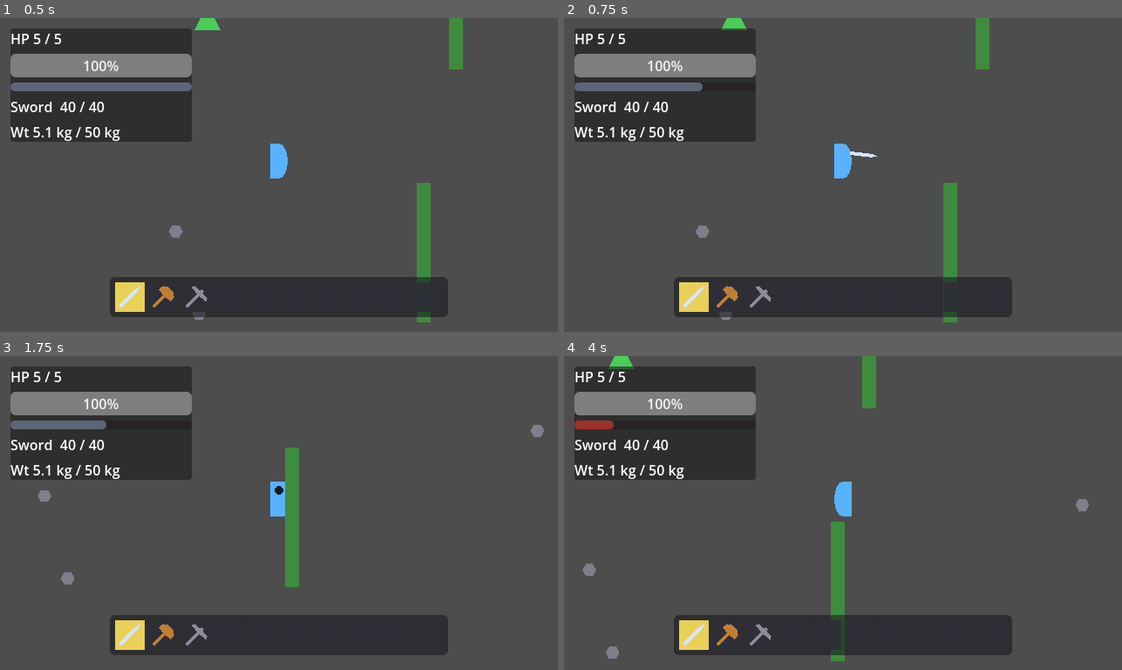
Above: before the commit, frames 1-4 (two rows, left to right).
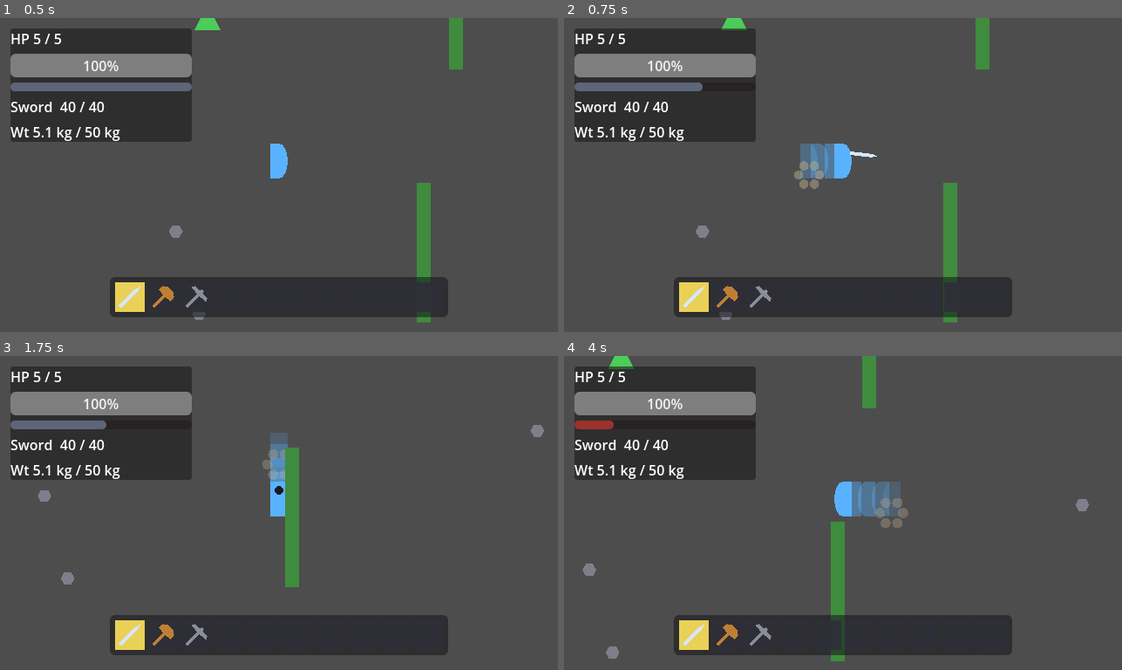
Above: after the commit, the same moments.

Repository: edgarsdzgz/kenslash
Game: Godot game, scene res://world/streaming_world.tscn
The game is run twice, just before and just after one commit, with the same random seed, the same clock (stepped at 60 frames per second) and the same inputs.
Inputs (mouse positions are in pixels of both pictures, inside the frame that each line leads up to):
- Up to frame 1 (0.5 s): no input
- Up to frame 2 (0.75 s): tap Enter at 0.5 s; move the mouse to (965, 159) at 0.52 s; hold D (move_right) from 0.53 s (still down); tap Space (dodge) at 0.6 s; click (965, 159) at 0.67 s
- Up to frame 3 (1.75 s): move the mouse to (167, 528) at 1.27 s; release D (move_right) at 1.28 s; hold S (move_down) from 1.28 s (still down); click (167, 528) at 1.35 s; tap Space (dodge) at 1.55 s
- Up to frame 4 (4 s): move the mouse to (898, 443) at 2.02 s; release S (move_down) at 2.03 s; hold D (move_right) 2.03-2.78 s; tap Space (dodge) at 2.1, 3.05, 3.8 s; move the mouse to (815, 575) at 2.77 s; hold W (move_up) 2.78-3.53 s; tap Shift (sprint) at 2.85 s; click (815, 575) at 2.92 s; move the mouse to (1010, 560) at 3.52 s; hold A (move_left) from 3.53 s (still down); tap F (the_action_button) at 3.6 s

Frame 1 is identical in both runs. In frame 2, 0.8% of the frame differs, in the area x 41-49%, y 40-55%; in frame 3, 0.5%; in frame 4, 1.1%, in the area x 51-62%, y 40-55%.

Commit message:
feat: dash animation -- ghost-trail afterimages + kick-off dust burst
Visual only (dodge mechanics untouched). New dash_trail.gd drops translucent world-sibling copies of the avatar Body (live polygon/color at alpha 0.45, facing flip, z_index -1) at the dash start + every 0.05s during the 0.18s dash (~4 ghosts), each self-fading to 0 over 0.25s then freeing. New dust_burst.gd (mirrors death_burst) puffs 6 dusty grey/tan bits outward + expanding + fading at the launch point. locomotion _start_dash/_tick_dash fire them (Body ref passed via setup); leak-free world siblings, deterministic (fixed fan, no RNG/wall-clock). All 11 dodge-mechanics assertions unchanged; effect proven leak-free by watchdog; streaming baseline untouched. 291 to 296 assertions. player.gd 451, locomotion 178 (under cap).

Diff:
--- /dev/null
+++ b/components/dash_trail.gd
@@ -0,0 +1,54 @@
+class_name DashTrail
+extends RefCounted
+## Afterimage "ghost" spawner for the dodge dash (design-controls.md "make the dodge READ as a
+## dash"). During a dash, Locomotion calls spawn_ghost() at intervals; each call drops ONE
+## lightweight, semi-transparent copy of the player's avatar Body at the player's CURRENT position,
+## as a WORLD SIBLING, that then fades to nothing and frees itself -- a receding trail of the player
+## along the dash path.
+##
+## Visual only. A ghost is a plain Polygon2D (no physics body, no group the gameplay reads, no data),
+## so it perturbs no combat/streaming state; it self-frees on the fade, so it is leak-free like
+## world/drop.gd and components/death_burst.gd. Spawned under the player's PARENT (not the player) so
+## it stays put and fades WHERE it was dropped while the player dashes on -- and the player's own
+## movement / free never disturbs a dropped ghost.
+##
+## Deterministic: the fade is a fixed-duration tween, no RNG / no wall-clock, so a headless run
+## repeats byte-for-byte. RefCounted (no state) with a static spawn helper -- Locomotion keeps only a
+## one-line trigger, and no node is added to any subsystem.
+
+## Fade time for one ghost, in seconds. Short (~0.25s) so the trail is a quick smear, not a lingering
+## clone -- and the test's leak-watchdog margin comfortably covers it.
+const GHOST_FADE: float = 0.25
+## Starting alpha of a ghost (before the fade to 0). Below 1 so each copy reads as a translucent
+## afterimage, never mistaken for a second solid player.
+const GHOST_ALPHA: float = 0.45
+
+
+## Drop ONE afterimage of `body` at the player's current position, as a world sibling, and start its
+## self-freeing fade. `player` is the CharacterBody2D (source of the world parent + position); `body`
+## is the avatar Body Polygon2D whose CURRENT polygon / color / scale.x (the 4-directional look +
+## facing flip) the ghost copies at this instant. No-ops safely if the player is not in the tree.
+static func spawn_ghost(player: Node2D, body: Polygon2D) -> void:
+	if player == null or body == null:
+		return
+	var world: Node = player.get_parent()
+	if world == null:
+		return
+	var ghost: Polygon2D = Polygon2D.new()
+	ghost.polygon = body.polygon
+	var tint: Color = body.color
+	tint.a = GHOST_ALPHA
+	ghost.color = tint
+	ghost.scale.x = body.scale.x
+	# Sit just behind the player so the live avatar always reads on top of its own trail.
+	ghost.z_index = -1
+	ghost.add_to_group("dash_ghost")
+	world.add_child(ghost)
+	ghost.global_position = player.global_position
+	# The ghost owns its own fade tween (it is a Node in the tree now): fade the copy out, then free
+	# it -- a leak-free transient, no owner to reach back into.
+	var tween: Tween = ghost.create_tween()
+	tween.tween_property(ghost, "modulate:a", 0.0, GHOST_FADE).set_trans(Tween.TRANS_SINE).set_ease(Tween.EASE_IN)
+	tween.tween_callback(ghost.queue_free)
+
+# Verified against: Godot 4.7.1 (2026-07-19)
--- /dev/null
+++ b/components/dust_burst.gd
@@ -0,0 +1,72 @@
+class_name DustBurst
+extends Node2D
+## Kick-off dust puff for the dodge dash (design-controls.md "make the dodge READ as a dash"). A
+## one-shot burst that mirrors components/death_burst.gd's self-freeing transient pattern: place it
+## at the launch point, call play(), and it spawns a handful of tiny dusty puffs that EXPAND +
+## FADE outward, then frees itself. Purely visual -- it carries no data, no physics body, and no
+## group the gameplay reads, so it perturbs no combat/streaming state.
+##
+## Deterministic like the tree wood-burst ring (world/tree.gd _spawn_yield): the puffs fan out on a
+## FIXED per-index angle pattern (TAU * i / COUNT), never RNG / wall-clock, so a headless run repeats
+## byte-for-byte. Spawned as a WORLD SIBLING of the player (get_parent()) so it stays put and fades
+## where it was dropped while the player dashes on.
+
+## Number of puffs -- a small handful (6), fanned to evenly-spaced bearings.
+const COUNT: int = 6
+## How far each puff drifts from the launch point, in pixels. Small (~0.35 tile) so the burst reads
+## as a kick-off scuff at the feet, not a full explosion.
+const TRAVEL: float = 14.0
+## Seconds for the whole puff (drift + expand + fade). Short so it clears well before the dash
+## cooldown, and the leak-watchdog margin in the test comfortably covers it.
+const DURATION: float = 0.28
+## Base radius of each little puff polygon, in pixels (before the expand scale-up).
+const PUFF_RADIUS: float = 3.0
+## How much each puff grows over its life (2.2x) so it reads as dust billowing outward as it thins.
+const EXPAND: float = 2.2
+## Dusty grey/tan tint -- a scuffed-earth kick-off, distinct from the player's blue and the death
+## burst's blue. Alpha starts below 1 so it looks like light dust, not a solid pop.
+const DUST_COLOR: Color = Color(0.72, 0.66, 0.55, 0.7)
+
+
+## Spawn a DustBurst as a WORLD SIBLING at `pos` and play it. The one-line trigger Locomotion calls
+## at dash start -- mirrors how player.gd spawns a DeathBurst on death (new -> add_child on the world
+## -> position -> play), so the burst lives and frees in the world, never under the moving player.
+static func burst_at(world: Node, pos: Vector2) -> void:
+	if world == null:
+		return
+	var fx: DustBurst = DustBurst.new()
+	world.add_child(fx)
+	fx.global_position = pos
+	fx.play()
+
+
+## Spawn the puffs and animate them outward (drift + expand + fade) in parallel, then free self.
+## Joins the "dash_dust" group so a test can find + count the transient without it being anything the
+## gameplay reads. Awaitable via the tween, matching death_burst.gd's play() shape.
+func play() -> void:
+	add_to_group("dash_dust")
+	var shape: PackedVector2Array = _make_circle(PUFF_RADIUS)
+	var tween: Tween = create_tween().set_parallel(true)
+	for i in COUNT:
+		var dir: Vector2 = Vector2.RIGHT.rotated(TAU * float(i) / float(COUNT))
+		var puff: Polygon2D = Polygon2D.new()
+		puff.polygon = shape
+		puff.color = DUST_COLOR
+		add_child(puff)
+		tween.tween_property(puff, "position", dir * TRAVEL, DURATION).set_trans(Tween.TRANS_CUBIC).set_ease(Tween.EASE_OUT)
+		tween.tween_property(puff, "scale", Vector2(EXPAND, EXPAND), DURATION).set_trans(Tween.TRANS_SINE).set_ease(Tween.EASE_OUT)
+		tween.tween_property(puff, "modulate:a", 0.0, DURATION).set_trans(Tween.TRANS_SINE).set_ease(Tween.EASE_IN)
+	await tween.finished
+	queue_free()
+
+
+## Build a small filled circle as a polygon (no texture assets needed) -- same helper shape as
+## death_burst.gd so the dust reads as the same primitive family.
+func _make_circle(r: float) -> PackedVector2Array:
+	var pts: PackedVector2Array = PackedVector2Array()
+	var segments: int = 10
+	for i in segments:
+		pts.append(Vector2.RIGHT.rotated(TAU * float(i) / float(segments)) * r)
+	return pts
+
+# Verified against: Godot 4.7.1 (2026-07-19)
--- a/components/locomotion.gd
+++ b/components/locomotion.gd
@@ -25,6 +25,10 @@
 const DODGE_SPEED: float = 320.0
 ## Cooldown after a dash before another dodge may start (gates dodge-spam).
 const DODGE_COOLDOWN: float = 0.4
+## Seconds between afterimage "ghost" drops while dashing (components/dash_trail.gd). ~0.05s over the
+## 0.18s dash yields ~3-4 ghosts along the path (plus the one dropped at dash start). VISUAL ONLY --
+## the cadence never touches the dash mechanics.
+const GHOST_INTERVAL: float = 0.05
 
 ## Controlled movement velocity (walk / sprint / dash), kept separate from the player's knockback
 ## so the two never compound. Exposed via the player's _move_velocity facade (get+set).
@@ -40,6 +44,9 @@
 ## The player's collision_mask saved at dash start and restored at dash end, so the phase-through
 ## (clearing the enemy-body bit) never loses the world bit or leaks past the dash.
 var _saved_mask: int = 0
+## Time accumulated toward the next afterimage drop while dashing (components/dash_trail.gd). Reset
+## at dash start; ghosts drop each time it crosses GHOST_INTERVAL. Purely a VISUAL cadence clock.
+var _ghost_accum: float = 0.0
 
 ## The player CharacterBody2D (host): read max_speed / acceleration / friction / facing and the
 ## live inventory.encumbrance_factor() off it, and toggle its collision_mask for phase-through.
@@ -47,17 +54,22 @@
 ## The player's Hurtbox -- its dodge_invincible flag is raised for the dash (i-frames) and lowered
 ## after, without touching the normal post-hit i-frame timer.
 var _hurtbox: Hurtbox = null
+## The player's avatar Body Polygon2D -- the afterimage ghosts copy its CURRENT polygon / color /
+## scale.x each drop (components/dash_trail.gd). VISUAL source only; never written here.
+var _body: Polygon2D = null
 ## The player's Stamina pool -- sprint drains it per frame, a dodge spends dodge_cost, and
 ## can_sprint() / current gate both.
 var _stamina: Stamina = null
 
 
-## Wire the host + the player's Hurtbox + the shared Stamina pool (the player "calls down" in its
-## _ready, after it creates the Stamina). Mirrors Combat.setup().
-func setup(player: CharacterBody2D, hurtbox: Hurtbox, stamina: Stamina) -> void:
+## Wire the host + the player's Hurtbox + the shared Stamina pool + the avatar Body (the player
+## "calls down" in its _ready, after it creates the Stamina). The Body is the VISUAL source the dash
+## afterimages copy; it is read, never written. Mirrors Combat.setup().
+func setup(player: CharacterBody2D, hurtbox: Hurtbox, stamina: Stamina, body: Polygon2D) -> void:
 	_player = player
 	_hurtbox = hurtbox
 	_stamina = stamina
+	_body = body
 	_saved_mask = player.collision_mask
 
 
@@ -115,6 +127,12 @@
 	# pass through them while the world bit (1) still blocks rocks/trees.
 	_player.collision_mask &= ~4
 	_hurtbox.dodge_invincible = true
+	# VISUAL ONLY (design-controls.md dash read): a kick-off dust puff at the launch point + the first
+	# afterimage ghost, both spawned as WORLD SIBLINGS that self-free. This touches no dash mechanic
+	# (distance / i-frames / stamina / cooldown are all set above and unaffected).
+	_ghost_accum = 0.0
+	DustBurst.burst_at(_player.get_parent(), _player.global_position)
+	DashTrail.spawn_ghost(_player, _body)
 
 
 ## Ride an in-flight dash: drive the controlled velocity at DODGE_SPEED along the locked direction,
@@ -122,6 +140,12 @@
 ## expires. Always consuming (returns true) so regen stays paused across the dash.
 func _tick_dash(delta: float) -> bool:
 	_move_velocity = _dodge_dir * DODGE_SPEED
+	# VISUAL ONLY: drop an afterimage ghost every GHOST_INTERVAL along the path (world sibling, self-
+	# frees). Runs off a cadence clock, so it never perturbs the dash timer / distance below.
+	_ghost_accum += delta
+	while _ghost_accum >= GHOST_INTERVAL:
+		_ghost_accum -= GHOST_INTERVAL
+		DashTrail.spawn_ghost(_player, _body)
 	_dodge_time_left -= delta
 	if _dodge_time_left <= 0.0:
 		_end_dash()
--- a/player/player.gd
+++ b/player/player.gd
@@ -223,7 +223,9 @@
 	# tunables, encumbrance, collision_mask for enemy phase-through).
 	_stamina = Stamina.new()
 	_locomotion = Locomotion.new()
-	_locomotion.setup(self, _hurtbox, _stamina)
+	# Pass the Body too: the dodge dash drops fading afterimage copies of it (components/dash_trail.gd)
+	# plus a kick-off dust puff (components/dust_burst.gd) so the dash READS as a dash. Visual only.
+	_locomotion.setup(self, _hurtbox, _stamina, _body)
 
 
 ## Equip a tool (facade -> Equipment.equip_tool). Directly callable -- a headless test
--- a/tests/test_controls.gd
+++ b/tests/test_controls.gd
@@ -10,6 +10,9 @@
 ##   * Phase 3 -- Dodge: a dash moves ~the dash distance, costs dodge_cost, is BLOCKED under cost,
 ##     grants i-frames (0 damage mid-dash), PHASES through an enemy body, and gates re-dodge on a
 ##     cooldown.
+##   * Phase 4 -- Dash VISUAL effect (dash_trail.gd + dust_burst.gd): a dodge drops fading afterimage
+##     ghosts + a kick-off dust puff as self-freeing WORLD SIBLINGS -- it SPAWNS, is LEAK-FREE, and
+##     leaves the dash mechanics (distance + dodge_cost) unchanged.
 ## Registered in tests/smoke_slash.gd after the other self-contained modules.
 
 ## Physics frames to drive each sprint player -- long enough to reach terminal speed and open a wide
@@ -22,6 +25,7 @@
 	_stamina_unit_legs(ctx)
 	await _sprint_legs(ctx)
 	await _dodge_legs(ctx)
+	await _dash_effect_legs(ctx)
 
 
 ## Phase 1 -- pure Stamina math (no scene). Proves the spend gate, the regen DELAY (short pause
@@ -279,6 +283,87 @@
 	await ctx.settle_idle()
 
 
+## Phase 4 -- Dash VISUAL effect (components/dash_trail.gd + components/dust_burst.gd). Purely
+## cosmetic: a dodge drops fading afterimage ghosts along the path + a kick-off dust puff at the
+## launch point, all as WORLD SIBLINGS that self-free. This leg proves the effect (1) SPAWNS on a
+## dodge (>=1 ghost + a dust burst appear as siblings), (2) is LEAK-FREE (all freed after the fade,
+## watchdogged like the tree-fell test), and (3) does NOT perturb the dodge mechanics -- the dodger
+## still dashes ~the dash distance and spends exactly dodge_cost with the effect live. The dodger
+## lives under a private holder so ghosts/dust (children of the player's PARENT = the holder) are
+## counted in isolation, uncontaminated by the _dodge_legs dashes above.
+func _dash_effect_legs(ctx: TestContext) -> void:
+	var player_scene: PackedScene = load("res://player/player.tscn")
+	if player_scene == null:
+		ctx.check(false, "", "player.tscn failed to load (dash-effect legs)")
+		return
+	var holder: Node2D = Node2D.new()
+	ctx.tree.root.add_child(holder)
+	var fx: Player = player_scene.instantiate() as Player
+	fx.pickup_radius = 0.0
+	holder.add_child(fx)
+	fx.global_position = Vector2(40000, 40000)
+	fx.facing = Vector2.RIGHT
+	await ctx.tree.physics_frame
+	await ctx.tree.physics_frame
+
+	var start_stam: float = fx._stamina.current
+	var fi: FrameInput = FrameInput.new()
+	fi.dodge = true  # idle move -> dash direction falls back to facing (RIGHT)
+	fx.input_override = fi
+	var fx0: float = fx.global_position.x
+	await ctx.tree.physics_frame  # dash starts -> dust + first ghost
+	fi.dodge = false  # drop the edge so the effect + dash are not re-triggered
+	# Step a few frames so the interval ghosts accumulate along the path.
+	for _i in range(6):
+		await ctx.tree.physics_frame
+
+	# --- SPAWNS: at least one afterimage ghost + a dust burst appear as world siblings ---
+	var ghosts: Array = _fx_of(holder, "dash_ghost")
+	var dust: Array = _fx_of(holder, "dash_dust")
+	var ghost_is_poly: bool = ghosts.size() > 0 and ghosts[0] is Polygon2D
+	ctx.check(ghosts.size() >= 1 and ghost_is_poly,
+		"dodge spawned afterimage ghost Polygon2D world-siblings (" + str(ghosts.size()) + " during the dash)",
+		"dodge spawned no afterimage ghosts (" + str(ghosts.size()) + ")")
+	ctx.check(dust.size() >= 1,
+		"dodge spawned a kick-off dust burst world-sibling at the launch point",
+		"dodge spawned no kick-off dust burst (" + str(dust.size()) + ")")
+
+	# --- MECHANICS UNCHANGED: the effect did not perturb dash distance or the dodge_cost spend ---
+	for _i in range(15):
+		await ctx.tree.physics_frame  # let the ~0.18s dash finish
+	var dash_dx: float = fx.global_position.x - fx0
+	ctx.check(dash_dx > 30.0 and dash_dx < 100.0,
+		"dash distance unchanged with the effect live (dx " + str(int(dash_dx)) + " px)",
+		"dash distance perturbed by the effect (dx " + str(int(dash_dx)) + " px)")
+	ctx.check(is_equal_approx(start_stam - fx._stamina.current, 30.0),
+		"dodge_cost spend unchanged with the effect live (" + str(start_stam) + " -> " + str(fx._stamina.current) + ")",
+		"dodge_cost perturbed by the effect (" + str(start_stam) + " -> " + str(fx._stamina.current) + ")")
+
+	# --- LEAK-FREE: after the fades, every ghost + dust is freed (watchdog, like the tree-fell test) ---
+	var wd: SceneTreeTimer = ctx.tree.create_timer(2.0)
+	while (_fx_of(holder, "dash_ghost").size() > 0 or _fx_of(holder, "dash_dust").size() > 0) and wd.time_left > 0.0:
+		await ctx.tree.physics_frame
+	ctx.check(_fx_of(holder, "dash_ghost").size() == 0 and _fx_of(holder, "dash_dust").size() == 0,
+		"dash effect is LEAK-FREE: all afterimages + dust freed after the fade",
+		"dash effect leaked (ghosts " + str(_fx_of(holder, "dash_ghost").size()) + " dust " + str(_fx_of(holder, "dash_dust").size()) + ")")
+
+	fx.input_override = null
+	fx.queue_free()
+	holder.queue_free()
+	await ctx.settle_idle()
+
+
+## Collect the transient dash-effect nodes (afterimage ghosts / dust bursts) that are DIRECT children
+## of `holder` and in group `grp`. The dodger sits under `holder`, and the effect spawns as children
+## of the player's PARENT, so this scopes the count to THIS leg's dodge -- no cross-leg contamination.
+func _fx_of(holder: Node, grp: String) -> Array:
+	var out: Array = []
+	for c in holder.get_children():
+		if c.is_in_group(grp):
+			out.append(c)
+	return out
+
+
 ## Instantiate a magnet-off Player at `at` and add it to root. The caller settles physics frames
 ## before reading _ready-wired state (inventory, Stamina).
 func _spawn(ctx: TestContext, scene: PackedScene, at: Vector2) -> Player:
Not shown, added: components/dash_trail.gd.uid
Not shown, added: components/dust_burst.gd.uid
